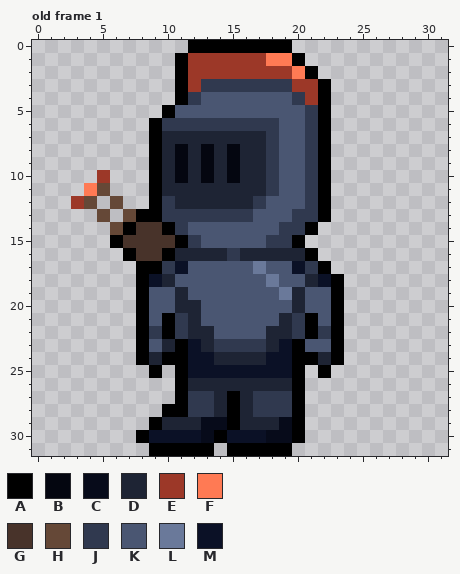
Two versions of one pixel-art file, Assets/Graphics/PlayerMan_Front_Left_Red.aseprite. Above is the file before it was changed.
32x32 pixels, 1 frame. Shown: old frame 1. The commit also changed other frames, which this record leaves out.
Visible layers, top first: "Layer 2", "Layer 1".
Palette (. is transparent): A #000000  B #040610  C #070b1a  D #1e2434  E #9c3828  F #ff7a54  G #48332a  H #654837  J #30394f  K #4a5672  L #6a799a  M #0b1126
Pixels before, old frame 1, first column x 3:
 0 .........AAAAAAAA....
 1 ........AEEEEEEFFA...
 2 ........AEEEEEEEEFA..
 3 ........AEJJJJJJJEEA.
 4 ........AJKKKKKKKJEA.
 5 .......AKKKKKKKKKKJA.
 6 ......AJJJJJJJJJKKJA.
 7 ......ADDDDDDDDJKKJA.
 8 ......ADBDBDBDDJKKJA.
 9 ......ADBDBDBDDJKKJA.
10 ..E...ADBDBDBDDJKKJA.
11 .FH...ADDDDDDDDJKKJA.
12 EH.H..AJDDDDDDJKKKJA.
13 ..H.HAAJJJJJJJKKKJJA.
14 ...HAGGAJKKKKKKKJJA..
15 ...AGGGGAJKKKKKJJA...
16 ....AGGADDDDJDDDDDA..
17 .....AAJMKKKKKLKKMJA.
18 .....AMDKKKKKKKLKKDMA
19 .....AKKDKKKKKKKLDKKA
20 .....AKKDDKKKKKKKDKKA
21 .....AKAJDKKKKKKDJAKA
22 .....AJAJDDKKKKDDJAJA
23 .....AKDAMDJJJJDMAKKA
24 .....ADAAMMDDDDMMAADA
25 ......A.AMMMMMMMMA.A.
26 ........ADDDDDDDDA...
27 ........AJJDADJJJA...
28 .......AAJJDADJJJA...
29 ......ADDDCCADDDCA...
30 .....AMMMMCAMMMCCA...
31 ......AAAAA.AAAAA....
After the commit:
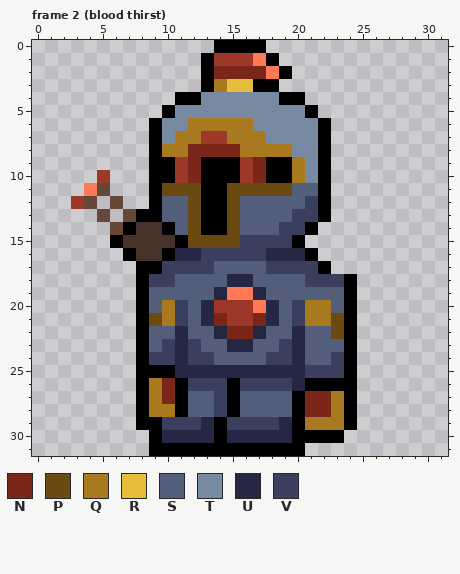
Colours new in this view: N #7a271a  P #6b4a12  Q #a8791f  R #e6bd3a  S #535f7a  T #778aa1  U #262745  V #393f5c
A new or re-ordered frame is compared with the old frame closest to it.
What changed:
frames 1 -> 2
Changed rows in their new state; - is an unchanged pixel.
Frame 2 (blood thirst) is new; against old frame 1, layer "Layer 1":
first column x 8:
 0 ----..----..-----
 1 ---..A---FA..----
 2 ---..ANNNNFA..---
 3 ---..AQRRAA....--
 4 ----ATTTTTTAA..--
 5 ---TTTTTTTTTTA.--
 6 --TTQQQQQTTTTT---
 7 --TQQEEQQQTTTT---
 8 --QQNNNNQQQQTT---
 9 --AENAAAENAAQT---
10 --AENAAAENAAQT---
11 --PPPAAPPPPPSS---
12 --SSPAAPSSSSSV---
13 --SSPAAPSSSSVV---
14 ---SPAAPSSSVV----
15 ----PPPPVVVV-----
16 ---UUVVVVVUUU----
17 --VVVVSSSSVVVV---
18 -VVSSSSUUSSSSVVVA
19 -SSSSSUFFUSSSSSSA
20 -SQVSUEEEFUSVQQSA
21 -PQVSUNEENUSVQQPA
22 -SSUSSUNNUSSUSSPA
23 -SVUVSSUUSSVUSSSA
24 -VVUVVSSSSVVUSSVA
25 A-AUUUUUUUUUUVVVA
26 AQN-VVVAVVVVUAAAA
27 AQN-SSV-SSSS-NNQA
28 AQQ-SSV-SSSS-NNQA
29 A-VVVUAVVVVU-QQQA
30 .AUUUU-UUUUU-AAA-
31 ------A-----A----
Changed places in both pictures, as pixel boxes (x1, y1, x2, y2):
changed: (136, 40, 357, 456)
